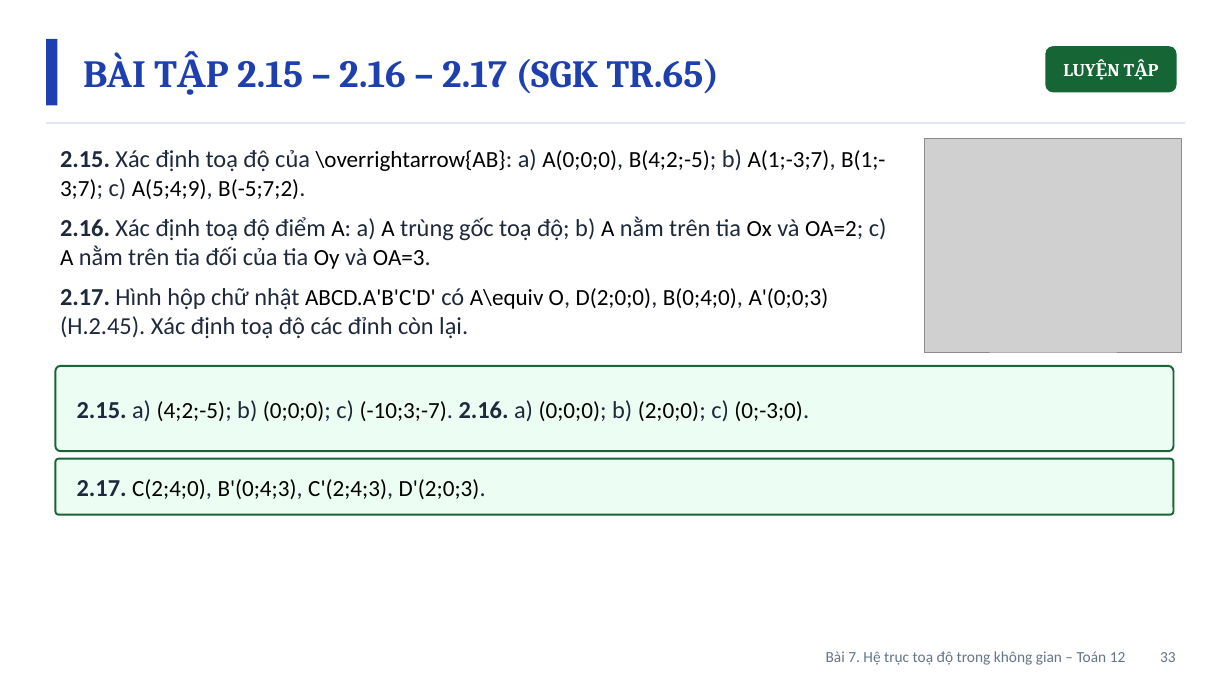
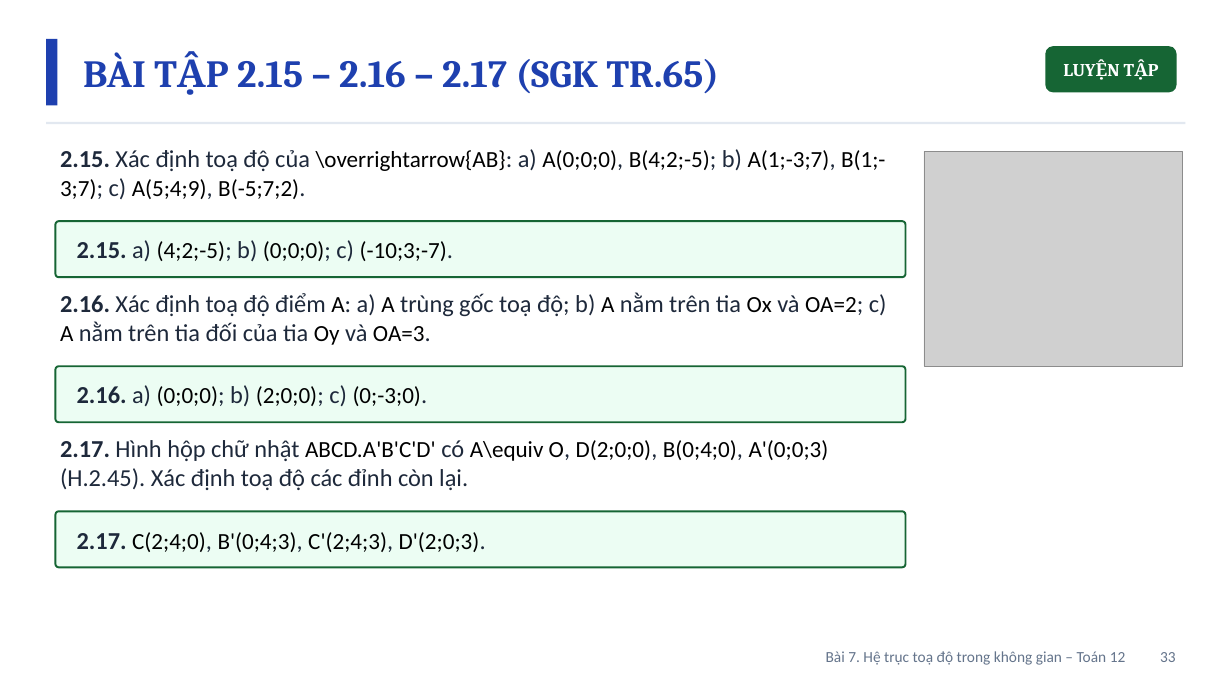
Before and after one commit to Trangtu66/Taode_thi_online, a slide deck: slide 33 of mon/toan/slide/lop12/BaiGiangDienTu_TOAN12_Bai7_HeTrucToaDo_T34-36.pptx. Drawn at 1232x693 pixels with LibreOffice and Linux fonts; fonts in the diff are those of the drawing; grey boxes stand for pictures. Boxes give left, top, right and bottom in pixels: in the first picture for what was removed or moved away, otherwise in the second. Text is boxed around its words. In the diff, an @@ line names an element or a change of style, - is before the commit and + after.

```diff
--- a/mon/toan/slide/lop12/BaiGiangDienTu_TOAN12_Bai7_HeTrucToaDo_T34-36.pptx
+++ b/mon/toan/slide/lop12/BaiGiangDienTu_TOAN12_Bai7_HeTrucToaDo_T34-36.pptx
@@ picture: place and size @@
-picture at <box>925,139,1182,352</box>
+picture at <box>924,152,1183,366</box>
@@ rounded rectangle: place and size @@
-rounded rectangle at <box>55,366,1174,451</box>
+rounded rectangle at <box>55,221,906,277</box>
@@ text at <box>60,216,887,338</box>: paragraphs removed @@
-2.16. Xác định toạ độ điểm A: a) A trùng gốc toạ độ; b) A nằm trên tia Ox và OA=2; c) A nằm trên tia đối của tia Oy và OA=3.
-2.17. Hình hộp chữ nhật ABCD.A'B'C'D' có A\equiv O, D(2;0;0), B(0;4;0), A'(0;0;3) (H.2.45). Xác định toạ độ các đỉnh còn lại.
@@ text at <box>77,240,447,261</box>: text changed @@
-2.15. a) (4;2;-5); b) (0;0;0); c) (-10;3;-7). 2.16. a) (0;0;0); b) (2;0;0); c) (0;-3;0).
+2.15. a) (4;2;-5); b) (0;0;0); c) (-10;3;-7).
@@ text added at <box>60,292,887,345</box>, 19 pt, text #1E293B @@
+2.16. Xác định toạ độ điểm A: a) A trùng gốc toạ độ; b) A nằm trên tia Ox và OA=2; c) A nằm trên tia đối của tia Oy và OA=3.
@@ rounded rectangle added at <box>55,366,906,422</box>, fill #ECFDF3, outline #166534 1.5 pt @@
@@ text added at <box>77,385,421,406</box>, 18 pt, text #000000 @@
+2.16. a) (0;0;0); b) (2;0;0); c) (0;-3;0).
@@ text added at <box>60,440,829,490</box>, 19 pt, text #1E293B @@
+2.17. Hình hộp chữ nhật ABCD.A'B'C'D' có A\equiv O, D(2;0;0), B(0;4;0), A'(0;0;3) (H.2.45). Xác định toạ độ các đỉnh còn lại.
@@ rounded rectangle: place and size @@
-rounded rectangle at <box>55,458,1174,515</box>
+rounded rectangle at <box>55,511,906,567</box>
@@ text "2.17. C(2;4;0), B'(0;4;3), C'(2;4;3), D'(2;0;3).": place and size @@
-text "2.17. C(2;4;0), B'(0;4;3), C'(2;4;3), D'(2;0;3)." at <box>77,479,480,499</box>
+text "2.17. C(2;4;0), B'(0;4;3), C'(2;4;3), D'(2;0;3)." at <box>77,532,480,552</box>
```
Also in this commit, not shown: 2 other slides changed.
